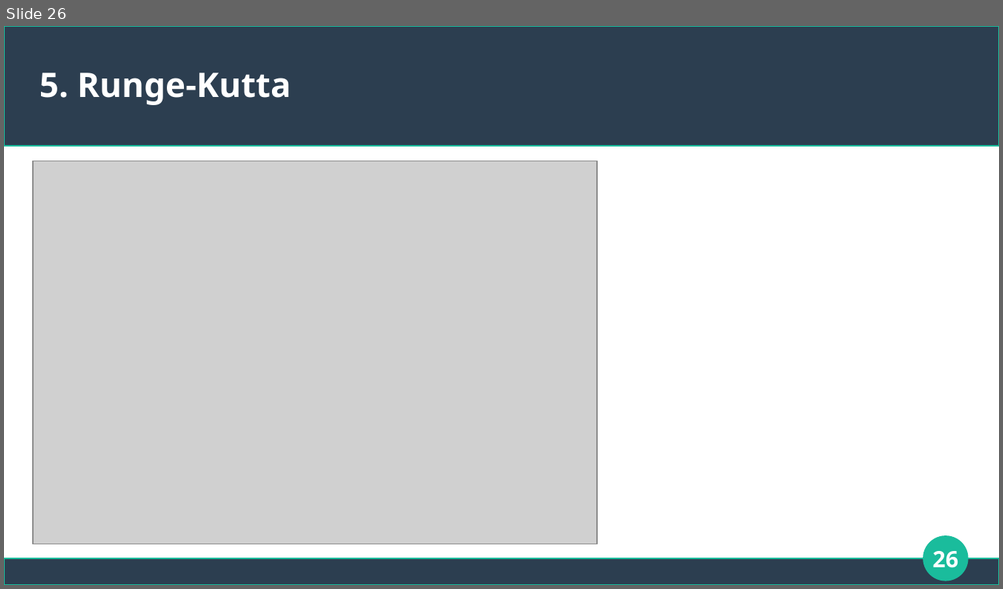
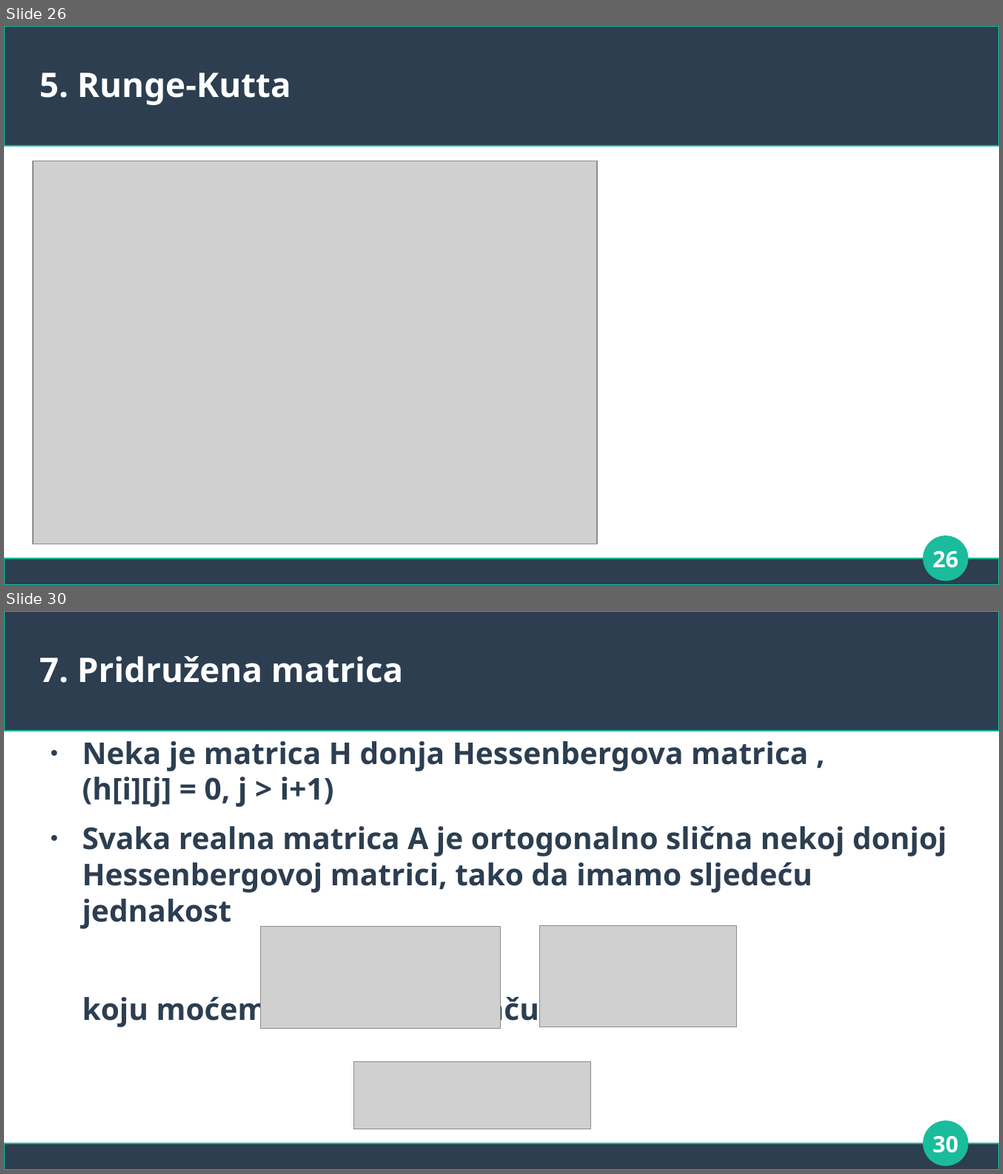
Before and after one commit to gbartol/matrix-exponential-function, a slide deck: Prezentacija_exp.odp. Shown one above the other, each under a label of ours: slide 26 before the commit, slides 26 and 30 after it; the slides between them are not shown. The pictures are 1003x589 and 1003x1174 pixels, drawn with LibreOffice and Linux fonts; fonts in the diff are those of the drawing; grey boxes stand for pictures. Boxes give left, top, right and bottom in pixels: in the first picture for what was removed or moved away, otherwise in the second. Text is boxed around its words. In the diff, an @@ line names an element or a change of style, - is before the commit and + after.

```diff
--- a/Prezentacija_exp.odp
+++ b/Prezentacija_exp.odp
@@ slide 30 added at [4,611,999,1170], background #FFFFFF; not listed: 3 template elements that a slide beside it also shows @@
@@ title added at [40,656,403,683], 27 pt, text #FFFFFF, bold @@
+7. Pridružena matrica
@@ text added at [82,741,947,1029], 24 pt, text #2C3E50, bold @@
+● Neka je matrica H donja Hessenbergova matrica , (h[i][j] = 0, j > i+1)
+● Svaka realna matrica A je ortogonalno slična nekoj donjoj Hessenbergovoj matrici, tako da imamo sljedeću jednakost
+koju moćemo iskoristiti u računanju eA
@@ picture added at [260,927,501,1029] @@
@@ picture added at [539,926,736,1027] @@
@@ picture added at [353,1062,591,1130] @@
@@ page number added at [932,1136,958,1153], 18 pt, text #FFFFFF, bold @@
+30
```
Also in this commit, not shown: 2 slides changed, 10 other slides added, 2 other files.
